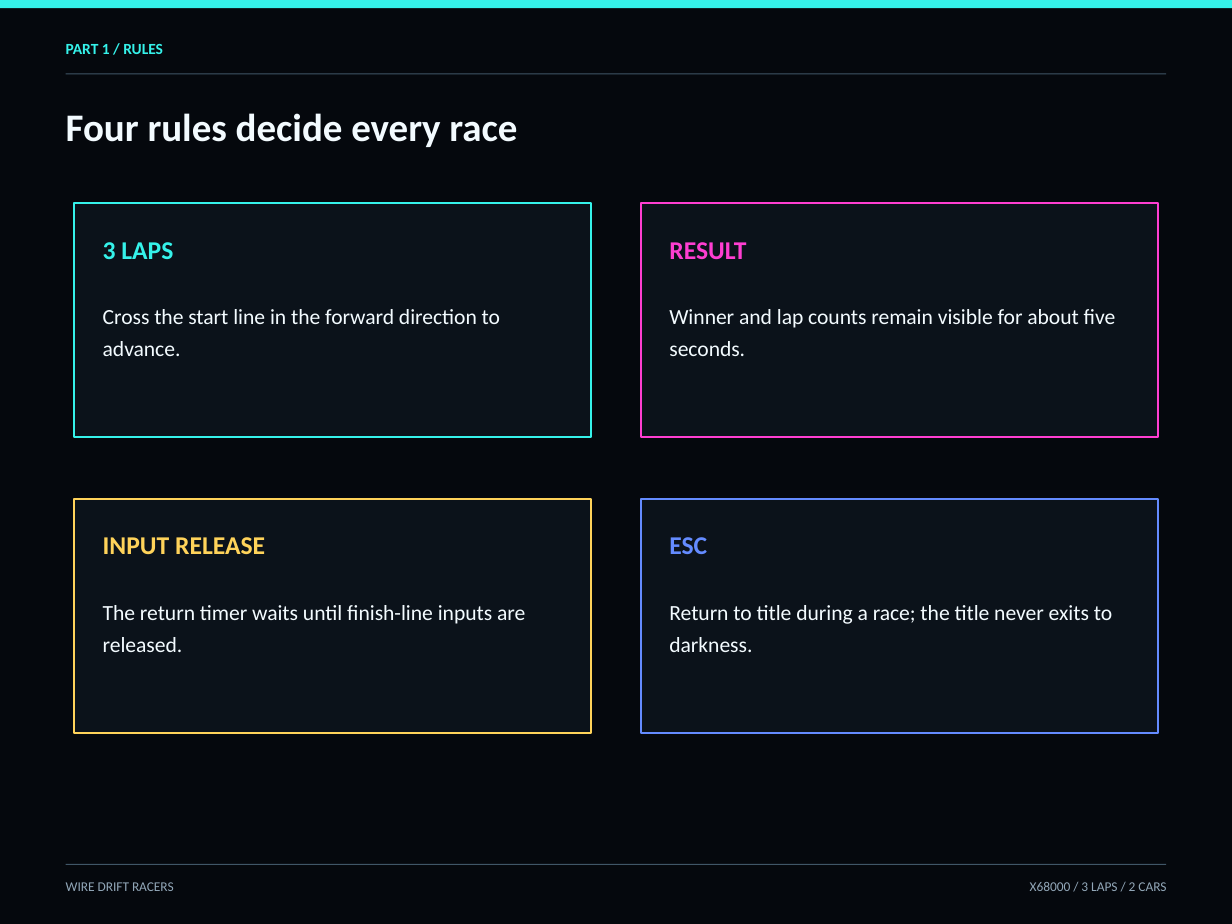
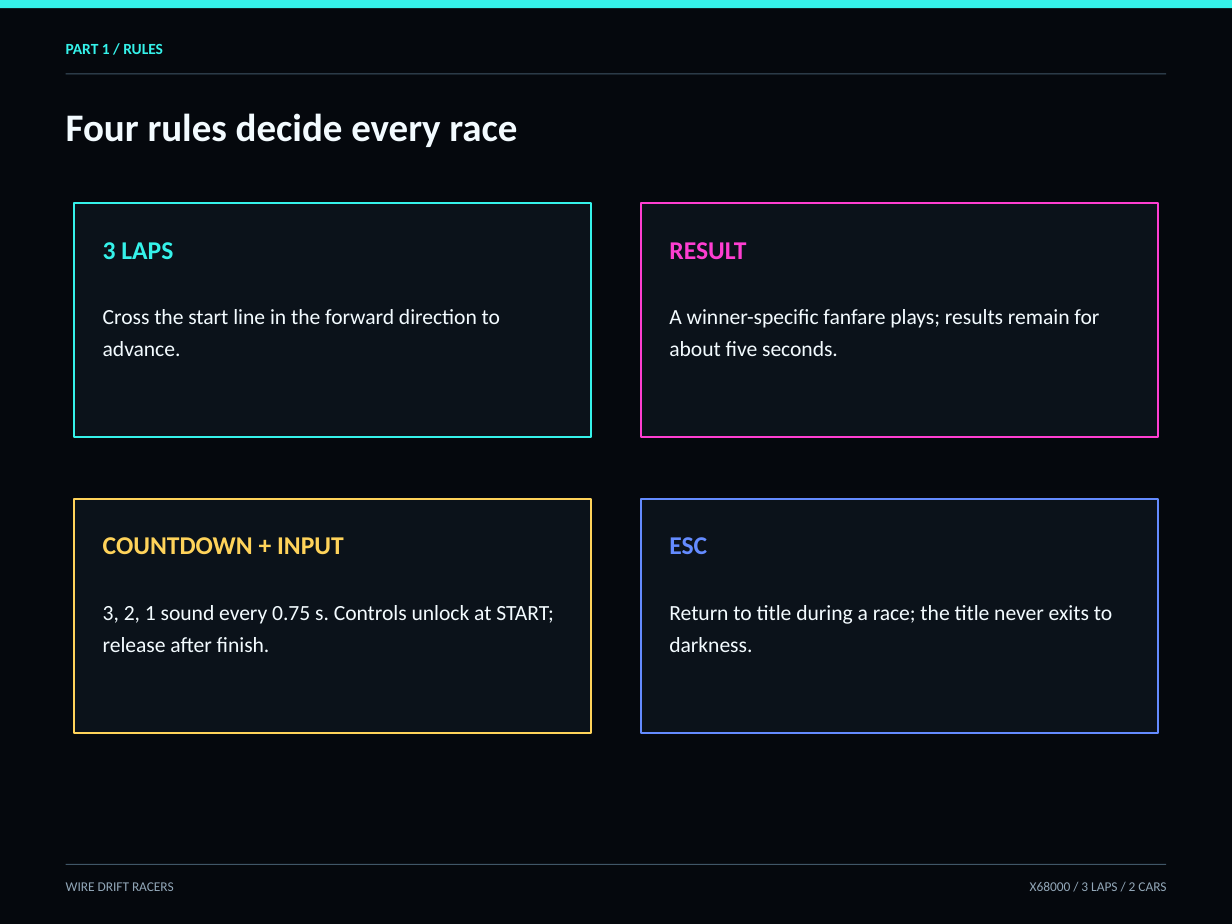
Before and after one commit to renatus-novus-x/wdrfrace, a slide deck: slide 8 of doc/manual-en.pptx. Drawn at 1232x924 pixels with LibreOffice and Linux fonts; fonts in the diff are those of the drawing. Boxes give left, top, right and bottom in pixels: in the first picture for what was removed or moved away, otherwise in the second. Text is boxed around its words. In the diff, an @@ line names an element or a change of style, - is before the commit and + after.

```diff
--- a/doc/manual-en.pptx
+++ b/doc/manual-en.pptx
@@ text at (x1=669, y1=309, x2=1099, y2=356): text changed @@
-Winner and lap counts remain visible for about five seconds.
+A winner-specific fanfare plays; results remain for about five seconds.
@@ text at (x1=103, y1=537, x2=344, y2=554): text changed @@
-INPUT RELEASE
+COUNTDOWN + INPUT
@@ text at (x1=103, y1=605, x2=553, y2=652): text changed @@
-The return timer waits until finish-line inputs are released.
+3, 2, 1 sound every 0.75 s. Controls unlock at START; release after finish.
```
Also in this commit, not shown: 1 other slide changed, 16 other files.
